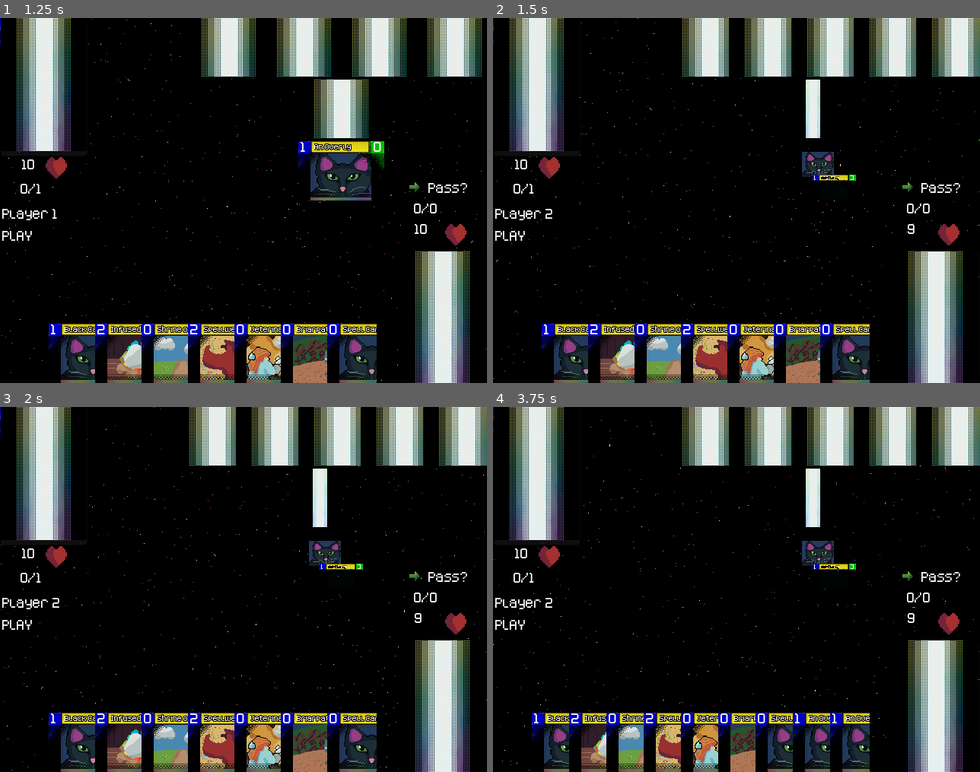
Above: before the commit, frames 1-4 (two rows, left to right).
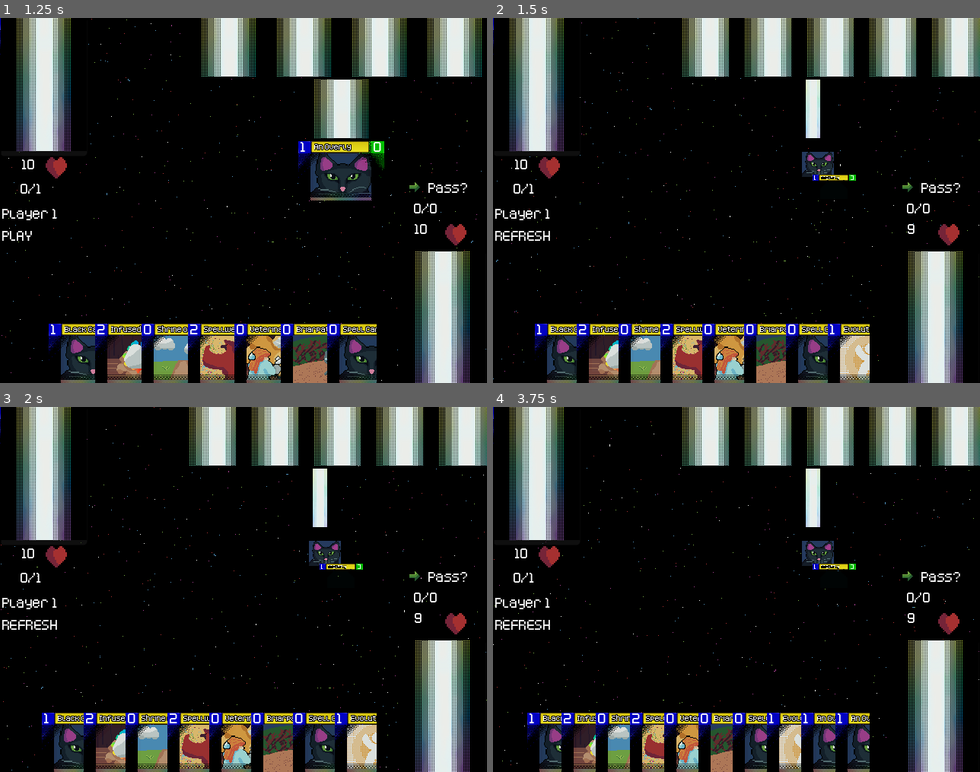
Above: after the commit, the same moments.

Repository: ColbySchexnayder/mana-stream
Game: Godot game, scene res://Scenes/titleScreen.tscn
The game is run twice, just before and just after one commit, with the same random seed, the same clock (stepped at 60 frames per second) and the same inputs.
Inputs (mouse positions are in pixels of both pictures, inside the frame that each line leads up to):
- Up to frame 1 (1.25 s): click "New Game?" at 0.5 s
- Up to frame 2 (1.5 s): click "Pass?" at 1.25 s
- Up to frame 3 (2 s): no input
- Up to frame 4 (3.75 s): click (936, 706) at 2 s; click (536, 476) at 2.75 s; click (936, 706) at 3.5 s

Frame 1 is identical in both runs. In frame 2, 9.2% of the frame differs, in the area x 0-78%, y 52-100%; in frame 3, 9.2%; in frame 4, 8.7%.

Commit message:
blocking works?

Diff:
--- a/Cards/Card.gd
+++ b/Cards/Card.gd
@@ -152,7 +152,7 @@
 	if (event.is_action_pressed("activate")):
 		GmManager.emit_signal("_card_select", self)
 
-	elif (event.is_action_pressed("alternate")) and card.cardOwner == 1:
+	elif (event.is_action_pressed("alternate")) and card.cardOwner == 1 and GmManager.currentTurn == 1:
 		mana()
 
 
--- a/Scenes/ai_manager.gd
+++ b/Scenes/ai_manager.gd
@@ -33,7 +33,8 @@
 	if GmManager.currentPhase == GmManager.phase.PLAY:
 		if !ai_summon_zone.is_empty():
 			GmManager.emit_signal("_card_attack", ai_summon_zone[0])
-			await GmManager._block_resolved
+			if !player_summon_zone.is_empty():
+				await GmManager._block_resolved
 		GmManager.emit_signal("_change_turn")
 
 func choose_defense(card):
--- a/Scenes/duel.gd
+++ b/Scenes/duel.gd
@@ -276,7 +276,50 @@
 					card.reparent(p_2_summon_zone)
 					p_2_summon_zone.move_child(card, cardIndex)
 
-
+func deselect():
+	if inspection_area.get_child_count() == 0:
+		return
+
+	var card = inspection_area.get_child(0)
+	card.inspect_view.visible = false
+	card.summon_button.visible = false
+	card.attack_button.visible = false
+	card.block_button.visible = false
+	card.keep_button.visible = false
+	card.mana_button.visible = false
+	if card.exhausted:
+		card.card_back.scale.x = .5
+		card.card_back.scale.y = .5
+		card.card_front.scale.x = .5
+		card.card_front.scale.y = .5
+		card.card_art.scale.x = .5
+		card.card_art.scale.y = .5
+	match (card.currentPosition):
+		card.position.IN_HAND:
+			if card.cardOwner == 1:
+				card.reparent(p_1_hand)
+				p_1_hand.move_child(card, cardIndex)
+			else:
+				card.reparent(p_2_hand)
+				p_2_hand.move_child(card, cardIndex)
+		card.position.IN_MANA:
+			if card.cardOwner == 1:
+				card.reparent(p_1_mana_zone)
+				p_1_mana_zone.move_child(card, cardIndex)
+				if not card.revealed:
+					card.card_back.visible = true
+					card.card_front.visible = false
+					card.card_art.visible = false
+			else:
+				card.reparent(p_2_mana_zone)
+
+		card.position.IN_SUMMON:
+			if card.cardOwner == 1:
+				card.reparent(p_1_summon_zone)
+				p_1_summon_zone.move_child(card, cardIndex)
+			else:
+				card.reparent(p_2_summon_zone)
+				p_2_summon_zone.move_child(card, cardIndex)
 
 func card_summon(card: Card) -> void:
 	if card.currentPosition != card.position.IN_HAND:
@@ -356,10 +399,11 @@
 			GmManager.emit_signal("_card_exhaust", card)
 			p2Health -= card.attack
 			p_2_life.text = str(p2Health)
-			GmManager.emit_signal("_block_resolved")
+
 			attacking = false
 			if p2Health == 0:
 				pass #TODO GAME VICTORY CODE HERE
+			GmManager.emit_signal("_block_resolved")
 			return
 		ai.choose_defense(card)
 	if currentTurn == 2 and player1summon.size() == 0:
@@ -367,14 +411,11 @@
 
 		health -= card.attack
 		p_1_life.text = str(health)
-		GmManager.emit_signal("_block_resolved")
 		attacking = false
 		if health == 0:
 			pass #TODO GAME OVER CODE HERE
+		GmManager.emit_signal("_block_resolved")
 		return
-
-
-
 
 
 func card_block(card):
@@ -386,11 +427,14 @@
 #	card_select(card)
 	attacking = false
 	GmManager.emit_signal("_block_resolved")
+	deselect()
 
 func change_turn():
+
 	currentTurn = -currentTurn + 3
-
-	print (bool(currentTurn-2))
+	GmManager.currentTurn = currentTurn
+
+	#print (bool(currentTurn-2))
 	GmManager.currentPhase = GmManager.phase.REFRESH
 	match currentTurn:
 		1:
--- a/Scripts/GMManager.gd
+++ b/Scripts/GMManager.gd
@@ -3,6 +3,8 @@
 
 var Player1Deck : Array[String] = []
 var Player2Deck : Array[String] = []
+
+
 
 enum phase {
 	REFRESH,
@@ -10,6 +12,7 @@
 }
 
 var currentPhase = phase.PLAY
+var currentTurn = 1
 
 signal _card_select(card: Card)
 signal _clear_selection()
